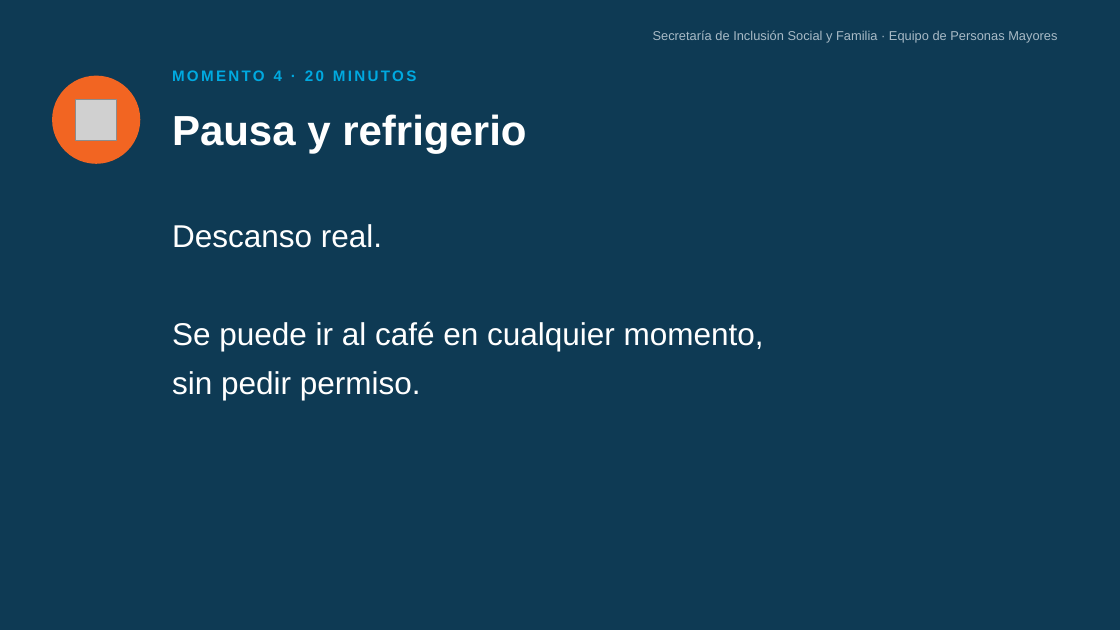
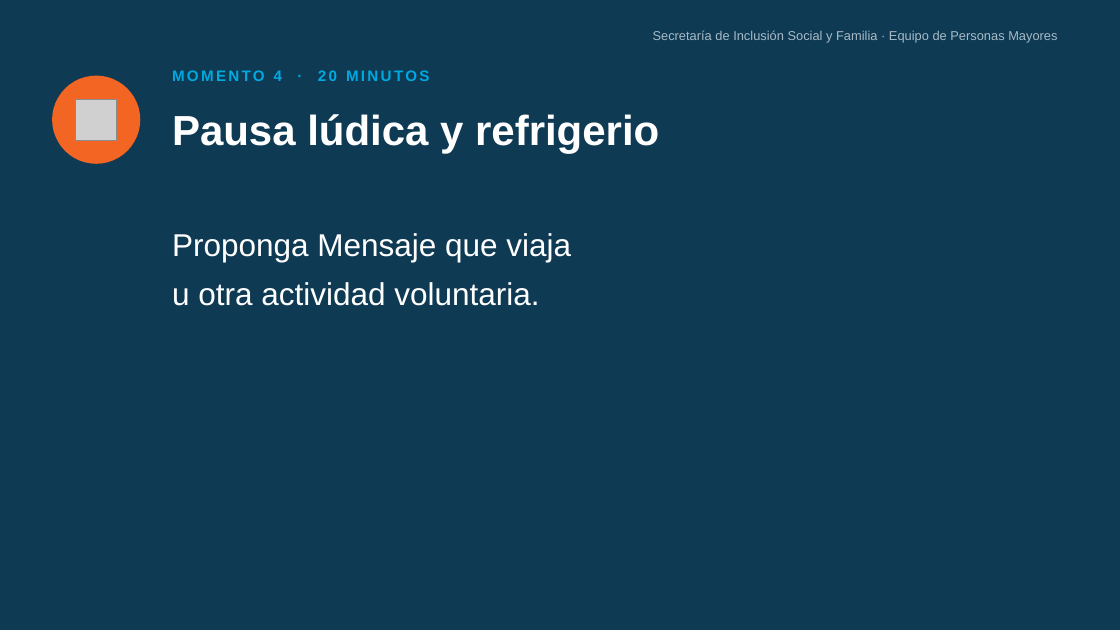
Before and after one commit to alquimia7ia-blip/Alquimia, a slide deck: slide 10 of docs/proyectos/personas-mayores/PPT_Sesion_5_Tecnologia_y_Dinero.pptx (slide 11 before the commit). Drawn at 1120x630 pixels with LibreOffice and Linux fonts; fonts in the diff are those of the drawing; grey boxes stand for pictures. Boxes give left, top, right and bottom in pixels: in the first picture for what was removed or moved away, otherwise in the second. Text is boxed around its words. In the diff, an @@ line names an element or a change of style, - is before the commit and + after.

```diff
--- a/docs/proyectos/personas-mayores/PPT_Sesion_5_Tecnologia_y_Dinero.pptx
+++ b/docs/proyectos/personas-mayores/PPT_Sesion_5_Tecnologia_y_Dinero.pptx
@@ text "MOMENTO 4 · 20 MINUTOS" rewrapped from [172,70,417,81] to [172,70,430,81] @@
@@ text at [172,114,659,154]: text changed @@
-Pausa y refrigerio
+Pausa lúdica y refrigerio
@@ text "Proponga Mensaje que viaja" at [172,233,571,306]: vertical alignment middle to top @@
@@ text at [172,233,571,306]: text changed @@
-Descanso real.
-Se puede ir al café en cualquier momento,
-sin pedir permiso.
+Proponga Mensaje que viaja
+u otra actividad voluntaria.
```
Also in this commit, not shown: 4 other slides changed, 22 slides added, 24 slides removed, 1 other file.
